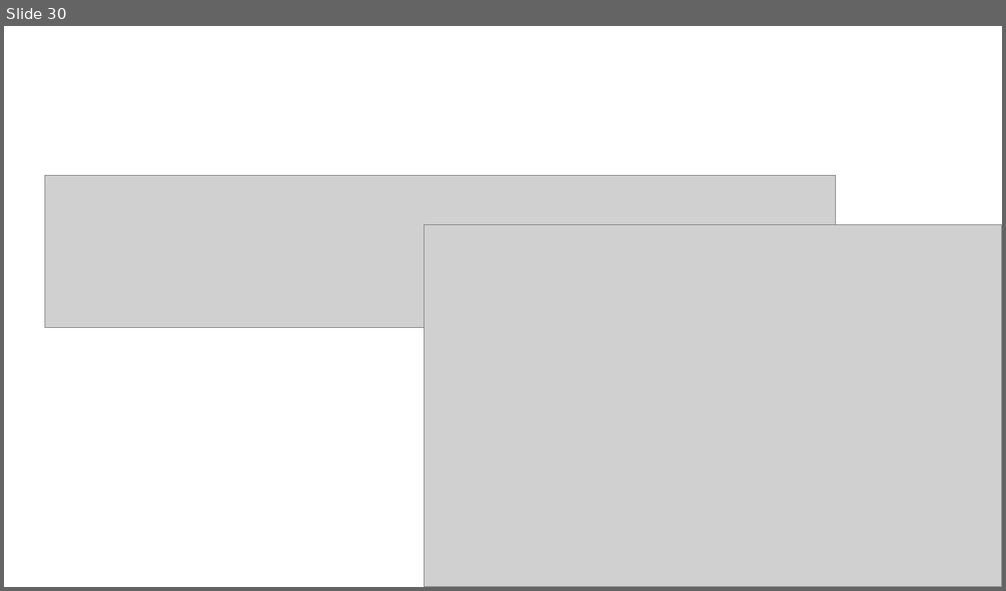
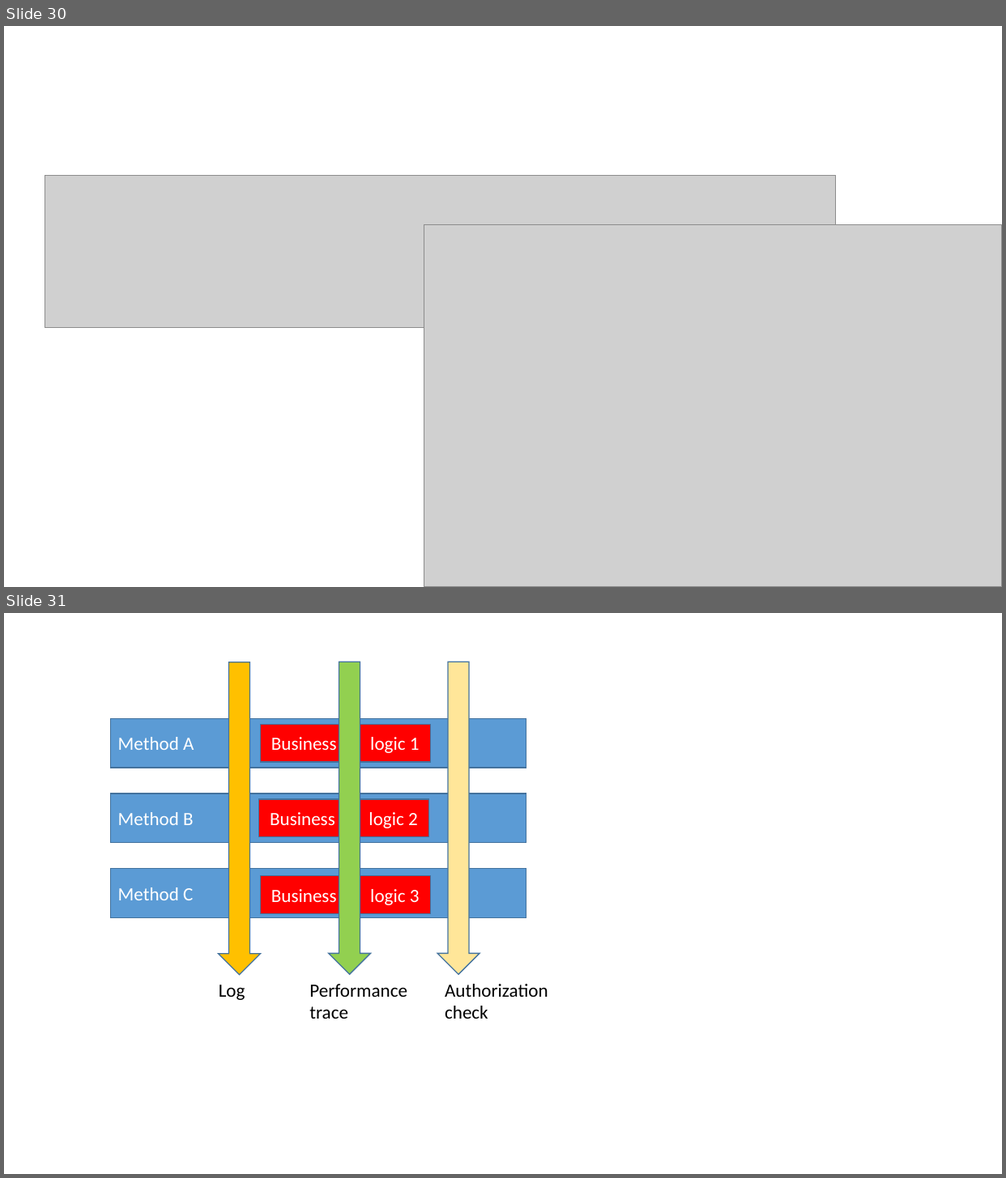
Before and after one commit to Aashish28/jerryslide, a slide deck: Jerry.pptx. Shown one above the other, each under a label of ours: slide 30 before the commit, slides 30 and 31 after it. The pictures are 1006x591 and 1006x1178 pixels, drawn with LibreOffice and Linux fonts; fonts in the diff are those of the drawing; grey boxes stand for pictures. Boxes give left, top, right and bottom in pixels: in the first picture for what was removed or moved away, otherwise in the second. Text is boxed around its words. In the diff, an @@ line names an element or a change of style, - is before the commit and + after.

```diff
--- a/Jerry.pptx
+++ b/Jerry.pptx
@@ slide 31 added at (4,613,1002,1174), background #FFFFFF @@
@@ down arrow added at (218,662,260,975), fill #FFC000, outline #43739E 1 pt @@
@@ down arrow added at (329,662,371,974), fill #92D050, outline #43739E 1 pt @@
@@ down arrow added at (437,662,479,974), fill #FFE699, outline #43739E 1 pt @@
@@ rectangle added at (110,718,526,768), fill #5B9BD5, outline #43739E 1 pt, 18 pt, text #FFFFFF @@
+Method A
@@ rectangle added at (260,725,430,763), fill #FF0000, outline #43739E 1 pt, 18 pt, text #FFFFFF @@
+Business logic 1
@@ rectangle added at (110,794,526,843), fill #5B9BD5, outline #43739E 1 pt, 18 pt, text #FFFFFF @@
+Method B
@@ rectangle added at (259,799,429,837), fill #FF0000, outline #43739E 1 pt, 18 pt, text #FFFFFF @@
+Business logic 2
@@ rectangle added at (110,869,526,918), fill #5B9BD5, outline #43739E 1 pt, 18 pt, text #FFFFFF @@
+Method C
@@ rectangle added at (260,875,430,914), fill #FF0000, outline #43739E 1 pt, 18 pt, text #FFFFFF @@
+Business logic 3
@@ text added at (219,985,245,1000), 18 pt, text #000000 @@
+Log
@@ text added at (309,984,407,1019), 18 pt, text #000000 @@
+Performance trace
@@ text added at (445,984,548,1019), 18 pt, text #000000 @@
+Authorization check
```
Also in this commit, not shown: 1 other slide added.
